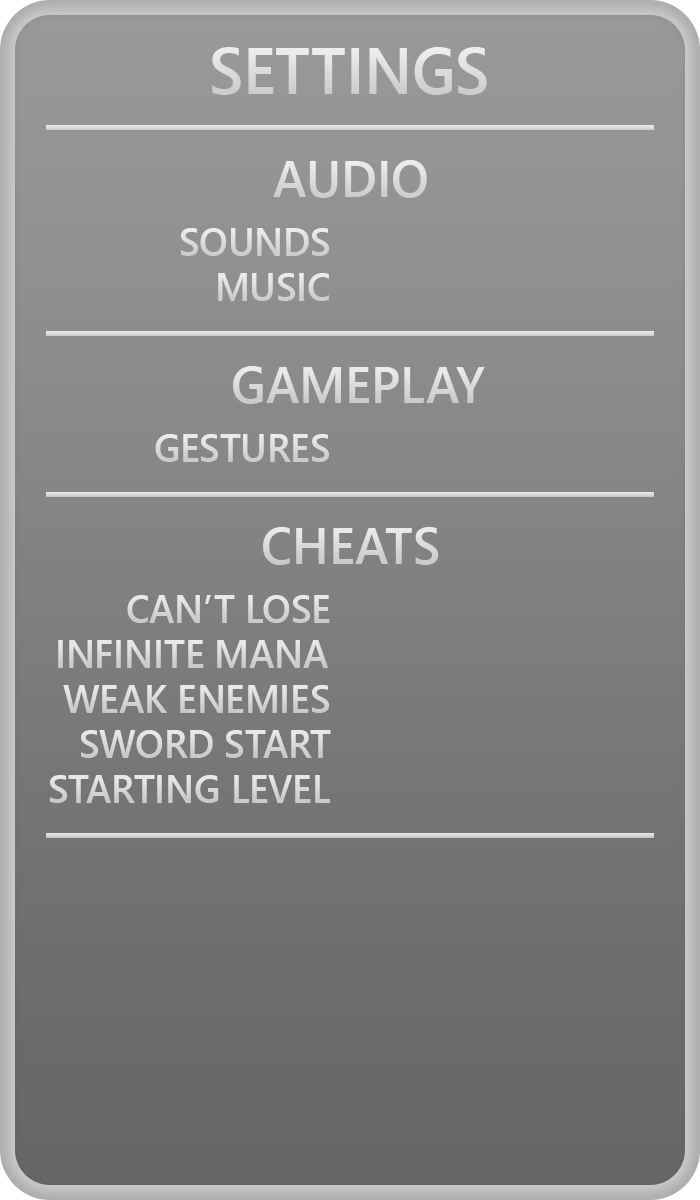
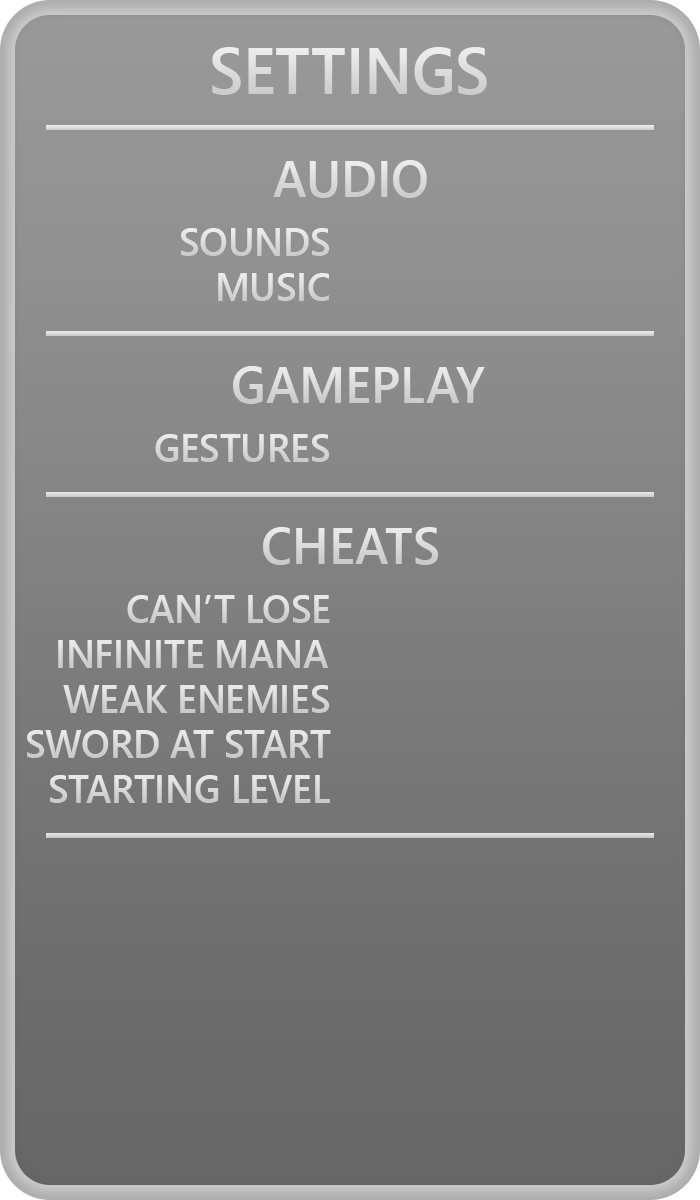
Two versions of the same layered image (700 x 1200). Layer-by-layer changes:
renamed "SWORD START" to "SWORD AT START", painted on it over [27, 730, 312, 758]
